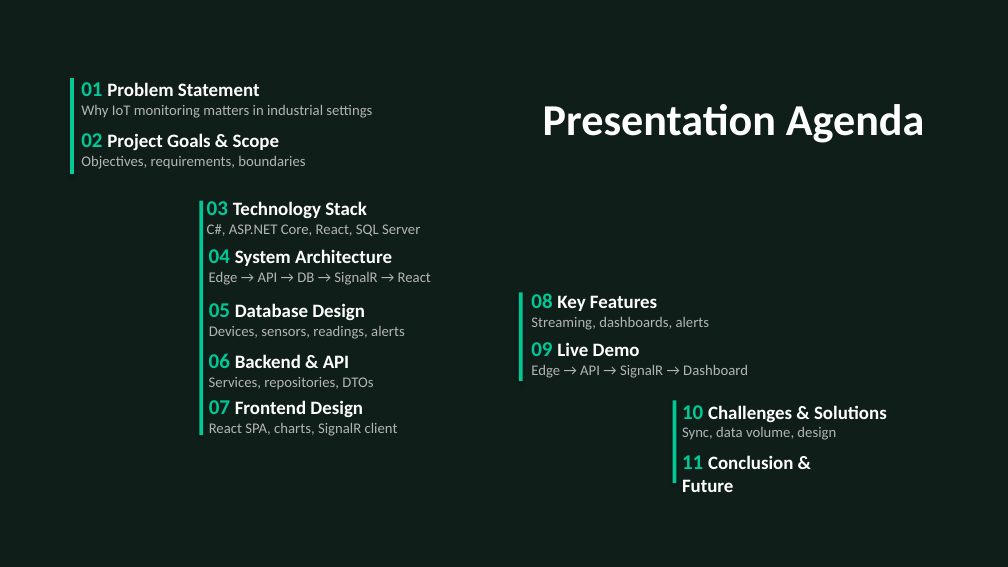
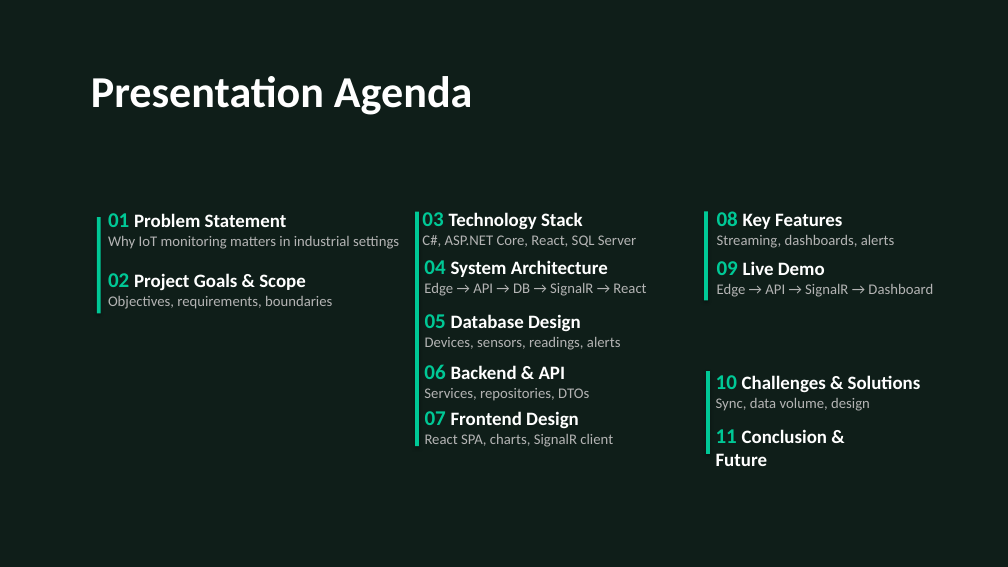
Before and after one commit to TranRTC/capstone_project, a slide deck: slide 2 of Capstone Project Presentation.pptx. Drawn at 1008x567 pixels with LibreOffice and Linux fonts; fonts in the diff are those of the drawing. Boxes give left, top, right and bottom in pixels: in the first picture for what was removed or moved away, otherwise in the second. Text is boxed around its words. In the diff, an @@ line names an element or a change of style, - is before the commit and + after.

```diff
--- a/Capstone Project Presentation.pptx
+++ b/Capstone Project Presentation.pptx
@@ text "Presentation Agenda": place and size @@
-text "Presentation Agenda" at [543,104,924,143]
+text "Presentation Agenda" at [91,76,472,115]
@@ text "01 Problem Statement": place and size @@
-text "01 Problem Statement" at [81,82,372,118]
+text "01 Problem Statement" at [108,213,399,249]
@@ rectangle: place and size @@
-rectangle at [70,78,74,174]
+rectangle at [97,217,101,313]
@@ 4 texts, 1 rectangle: place and size @@
-4 texts, 1 rectangle at [200,200,431,435]
+4 texts, 1 rectangle at [415,212,646,446]
@@ 2 texts, 1 rectangle: place and size @@
-2 texts, 1 rectangle at [519,293,748,382]
+2 texts, 1 rectangle at [704,211,933,301]
@@ text "02 Project Goals & Scope": place and size @@
-text "02 Project Goals & Scope" at [81,133,305,169]
+text "02 Project Goals & Scope" at [108,273,332,309]
@@ rectangle: place and size @@
-rectangle at [672,401,676,483]
+rectangle at [706,371,710,454]
@@ text "10 Challenges & Solutions": place and size @@
-text "10 Challenges & Solutions" at [682,405,887,440]
+text "10 Challenges & Solutions" at [716,375,921,411]
@@ text "07 Frontend Design": place and size @@
-text "07 Frontend Design" at [209,400,398,436]
+text "07 Frontend Design" at [425,411,613,447]
@@ text "11 Conclusion & Future": place and size @@
-text "11 Conclusion & Future" at [682,455,793,492]
+text "11 Conclusion & Future" at [716,429,827,466]
```
Also in this commit, not shown: 11 other slides changed.
